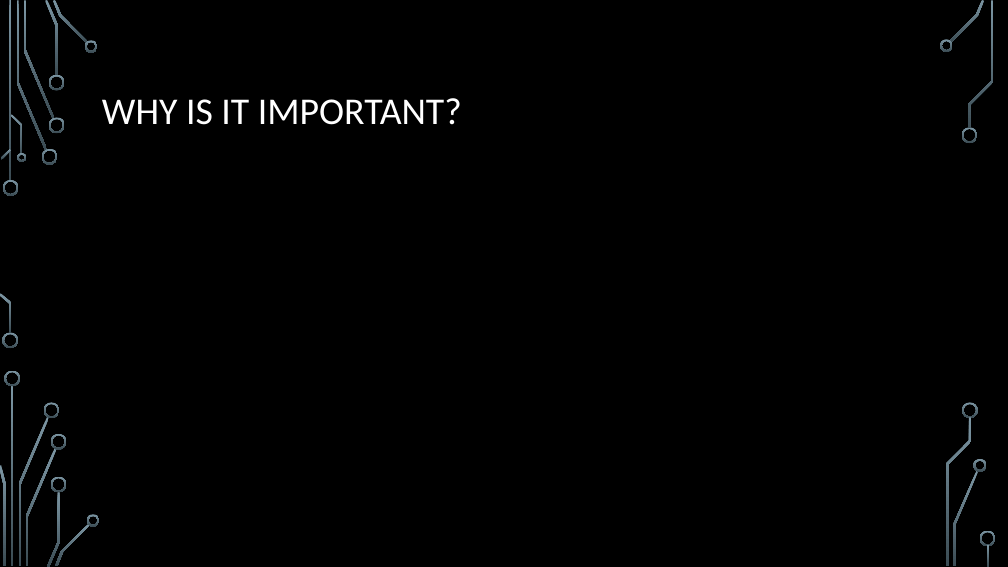
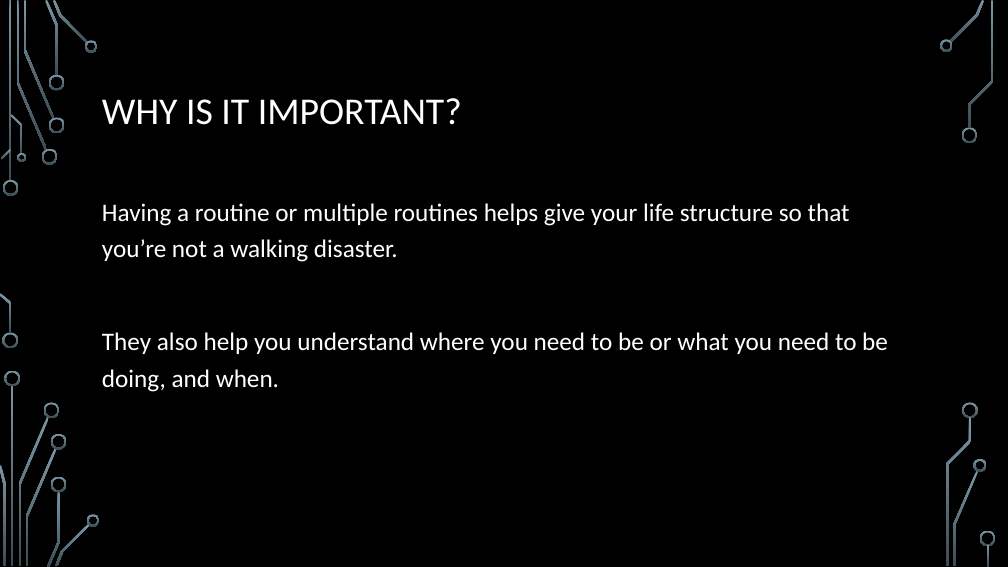
Before and after one commit to csmith1188/docpacs2122, a slide deck: slide 3 of docpac_mar18/Sammy Kipp/PowerPoint for Programming.pptx. Drawn at 1008x567 pixels with LibreOffice and Linux fonts; fonts in the diff are those of the drawing; background and template pictures are left out. Boxes give left, top, right and bottom in pixels: in the first picture for what was removed or moved away, otherwise in the second. Text is boxed around its words. In the diff, an @@ line names an element or a change of style, - is before the commit and + after.

```diff
--- a/docpac_mar18/Sammy Kipp/PowerPoint for Programming.pptx
+++ b/docpac_mar18/Sammy Kipp/PowerPoint for Programming.pptx
@@ text added at bbox=[102, 203, 888, 392], 24 pt, text #FFFFFF @@
+Having a routine or multiple routines helps give your life structure so that you’re not a walking disaster.
+They also help you understand where you need to be or what you need to be doing, and when.
```
Also in this commit, not shown: 6 other slides changed, 7 slides added, 3 other files.
